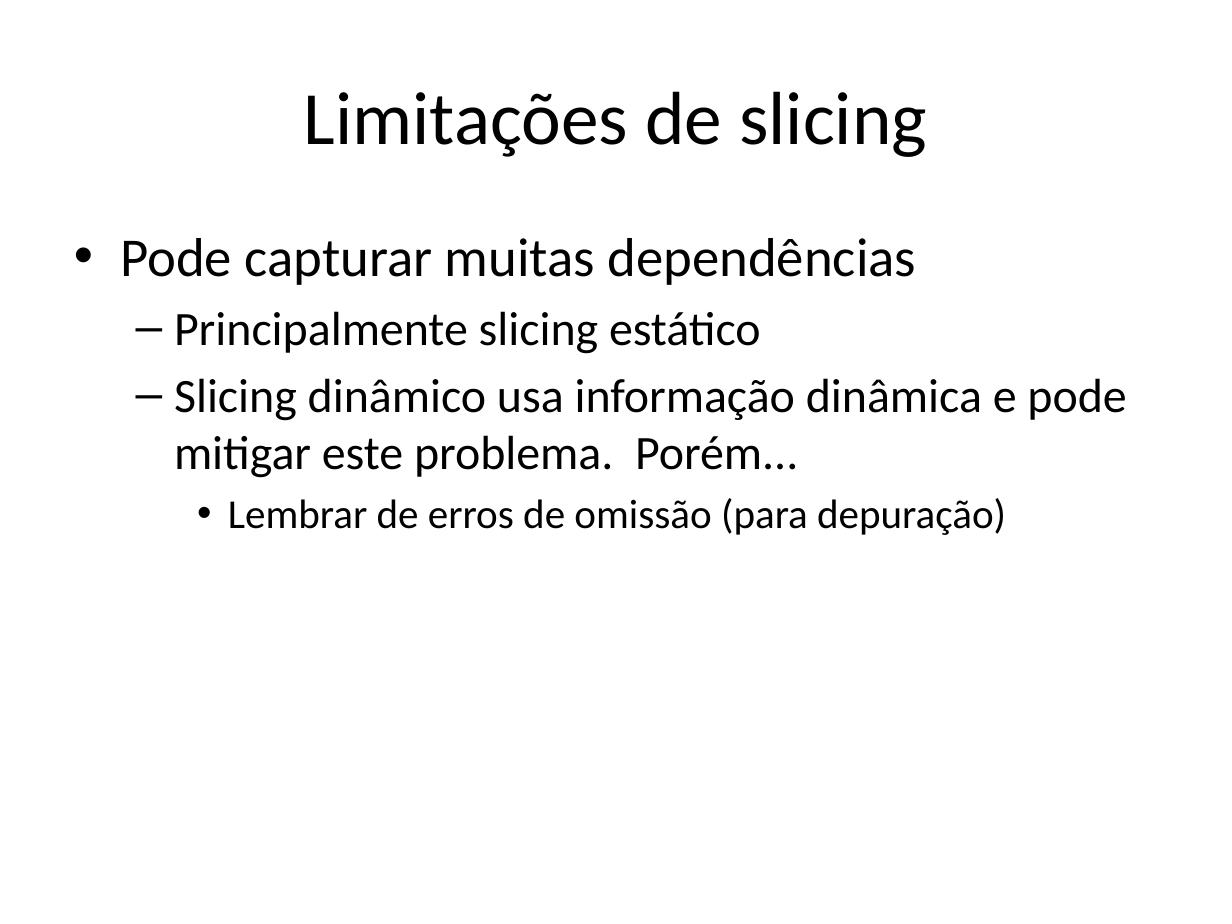
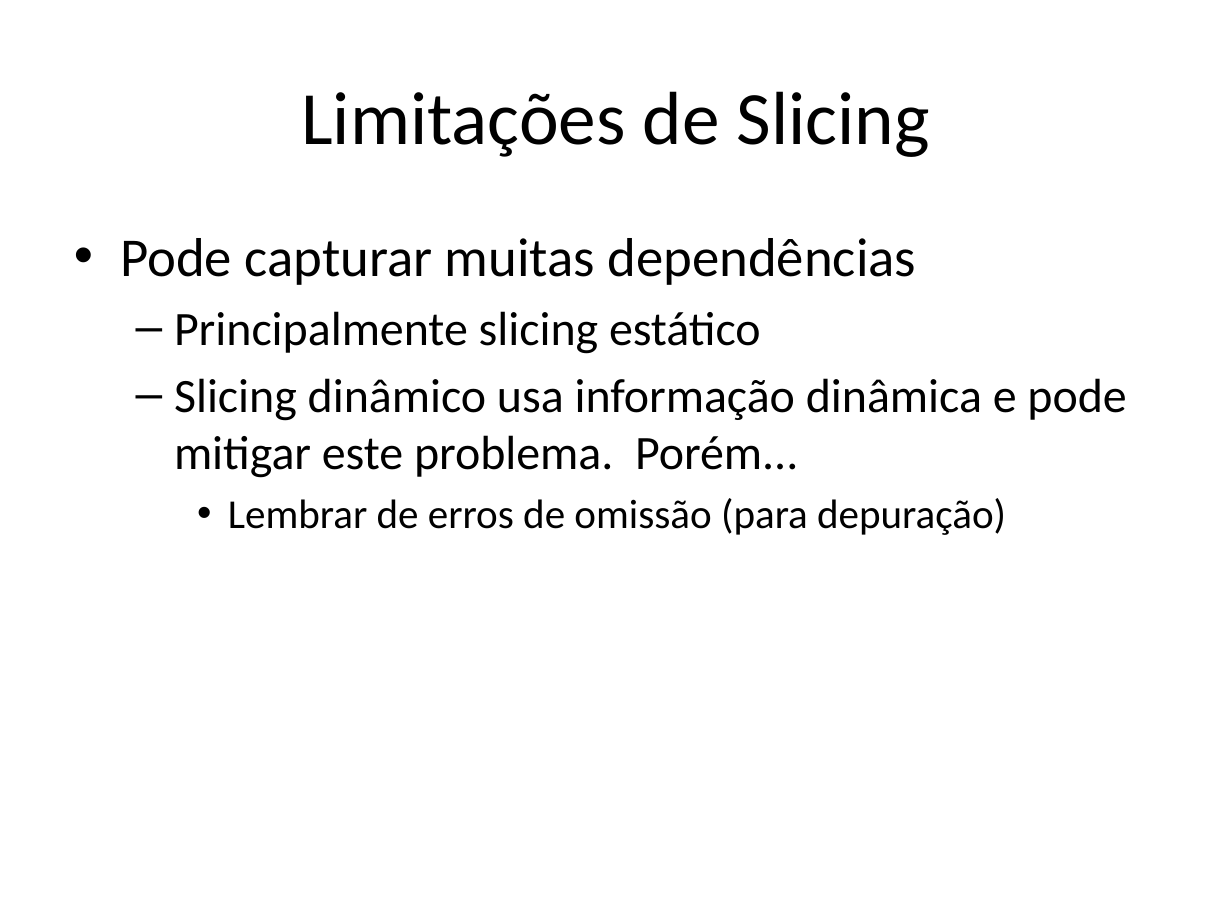
Before and after one commit to damorim/compilers-cin, a slide deck: slide 45 of slides-aulas/aplicacoes.pptx. Drawn at 1232x924 pixels with LibreOffice and Linux fonts; fonts in the diff are those of the drawing. Boxes give left, top, right and bottom in pixels: in the first picture for what was removed or moved away, otherwise in the second. Text is boxed around its words. In the diff, an @@ line names an element or a change of style, - is before the commit and + after.

```diff
--- a/slides-aulas/aplicacoes.pptx
+++ b/slides-aulas/aplicacoes.pptx
@@ title at [301,91,930,157]: text changed @@
-Limitações de slicing
+Limitações de Slicing
```
Also in this commit, not shown: 3 other slides changed, 1 slide added, 1 slide removed, 4 other files.
